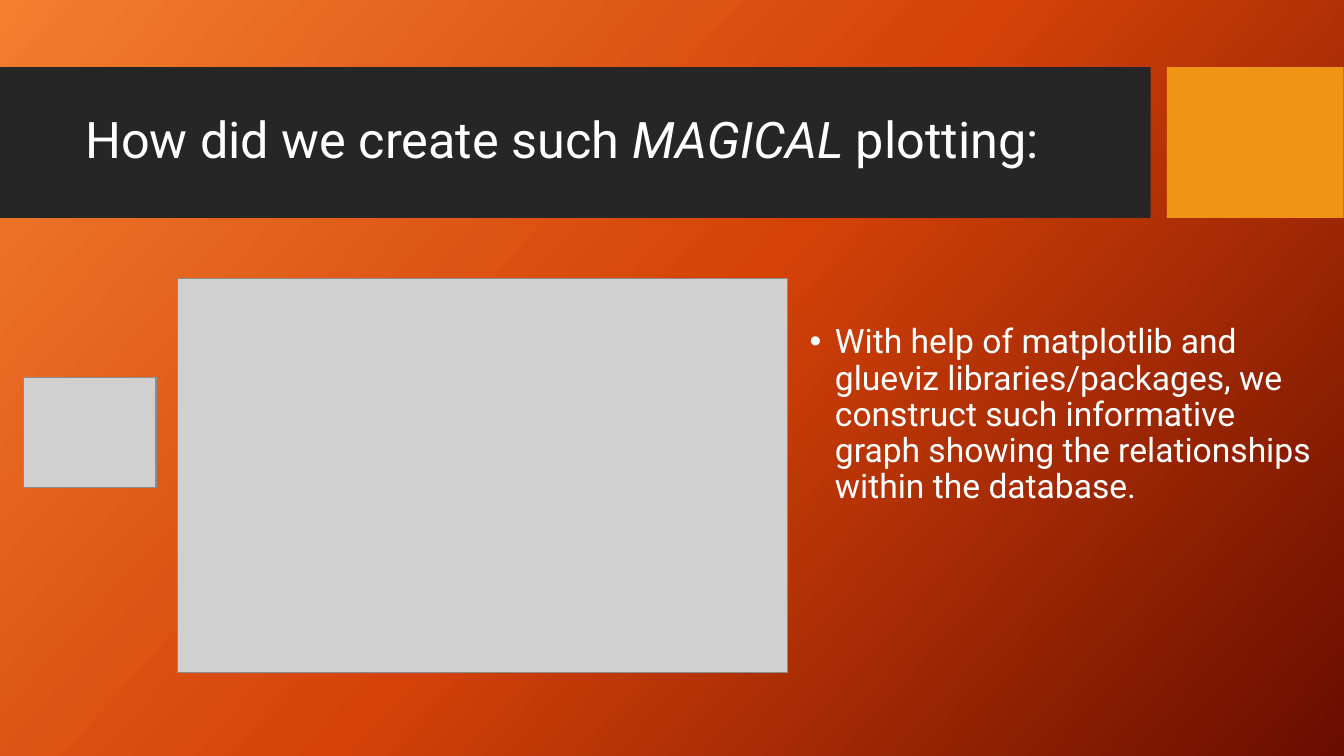
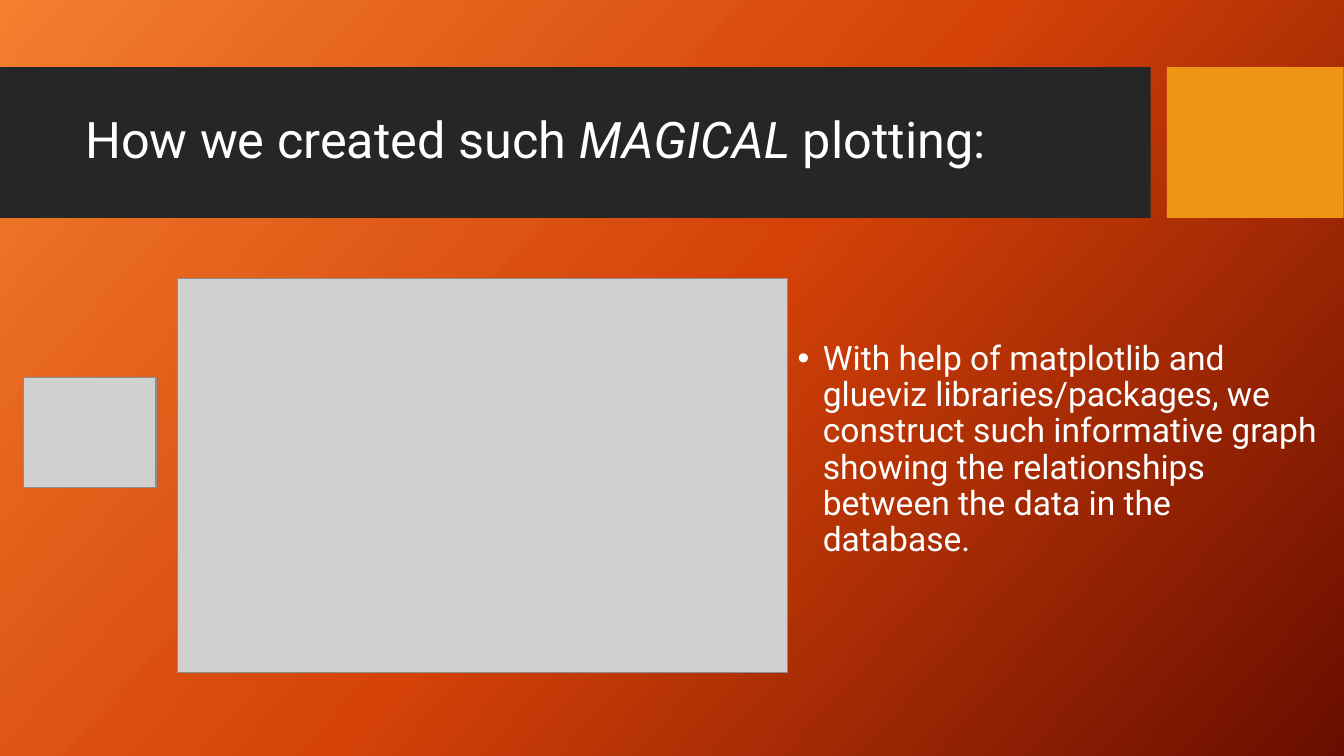
Before and after one commit to ymart1n/ML-Research-Repo, a slide deck: slide 8 of Homework 2/hw2-pre.pptx. Drawn at 1344x756 pixels with LibreOffice and Linux fonts; fonts in the diff are those of the drawing; grey boxes stand for pictures; background and template pictures are left out. Boxes give left, top, right and bottom in pixels: in the first picture for what was removed or moved away, otherwise in the second. Text is boxed around its words. In the diff, an @@ line names an element or a change of style, - is before the commit and + after.

```diff
--- a/Homework 2/hw2-pre.pptx
+++ b/Homework 2/hw2-pre.pptx
@@ title at bbox=[85, 120, 986, 169]: text changed @@
-How did we create such MAGICAL plotting:
+How we created such MAGICAL plotting:
@@ text at bbox=[823, 344, 1316, 552]: text changed @@
-• With help of matplotlib and glueviz libraries/packages, we construct such informative graph showing the relationships within the database.
+• With help of matplotlib and glueviz libraries/packages, we construct such informative graph showing the relationships between the data in the database.
```
Also in this commit, not shown: 1 other slide changed, 1 other file.
